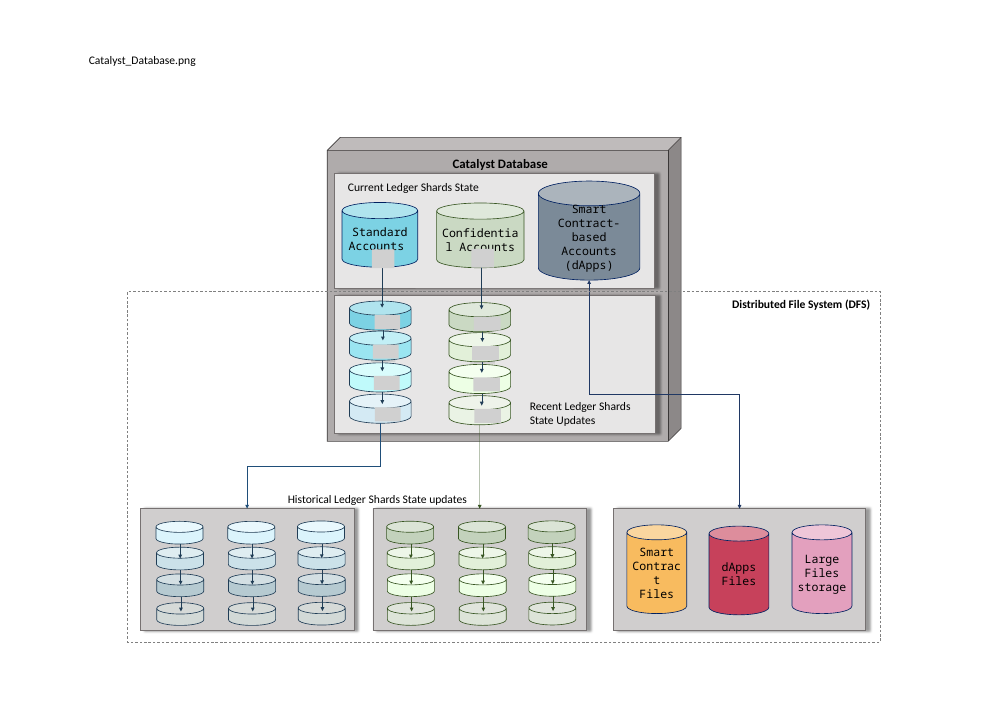
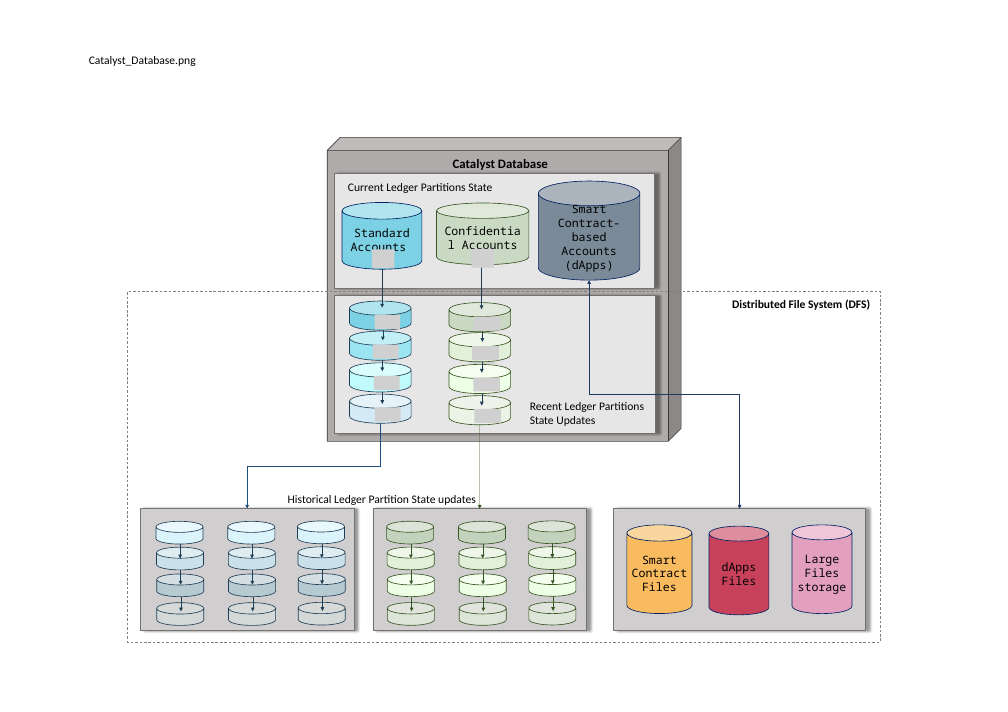
Before and after one commit to RedSkiesIO/consensus-whitepaper, a slide deck: slide 2 of figures/Powerpoint/DesginConsensusAndDatabase.pptx. Drawn at 1008x712 pixels with LibreOffice and Linux fonts; fonts in the diff are those of the drawing; grey boxes stand for pictures. Boxes give left, top, right and bottom in pixels: in the first picture for what was removed or moved away, otherwise in the second. Text is boxed around its words. In the diff, an @@ line names an element or a change of style, - is before the commit and + after.

```diff
--- a/figures/Powerpoint/DesginConsensusAndDatabase.pptx
+++ b/figures/Powerpoint/DesginConsensusAndDatabase.pptx
@@ cylinder "Standard Accounts": place and size @@
-cylinder "Standard Accounts" at [342,202,417,267]
+cylinder "Standard Accounts" at [342,202,422,269]
@@ text at [348,183,492,193]: text changed @@
-Current Ledger Shards State
+Current Ledger Partitions State
@@ cylinder "Confidential Accounts": place and size @@
-cylinder "Confidential Accounts" at [436,203,524,268]
+cylinder "Confidential Accounts" at [436,203,529,265]
@@ text at [530,402,644,426]: text changed @@
-Recent Ledger Shards State Updates
+Recent Ledger Partitions State Updates
@@ text at [288,495,476,505]: text changed @@
-Historical Ledger Shards State updates
+Historical Ledger Partition State updates
@@ cylinder "Smart Contract": place and size @@
-cylinder "Smart Contract" at [627,525,687,614]
+cylinder "Smart Contract" at [627,525,692,614]
```
Also in this commit, not shown: 2 other slides changed, 2 slides added, 9 other files.
